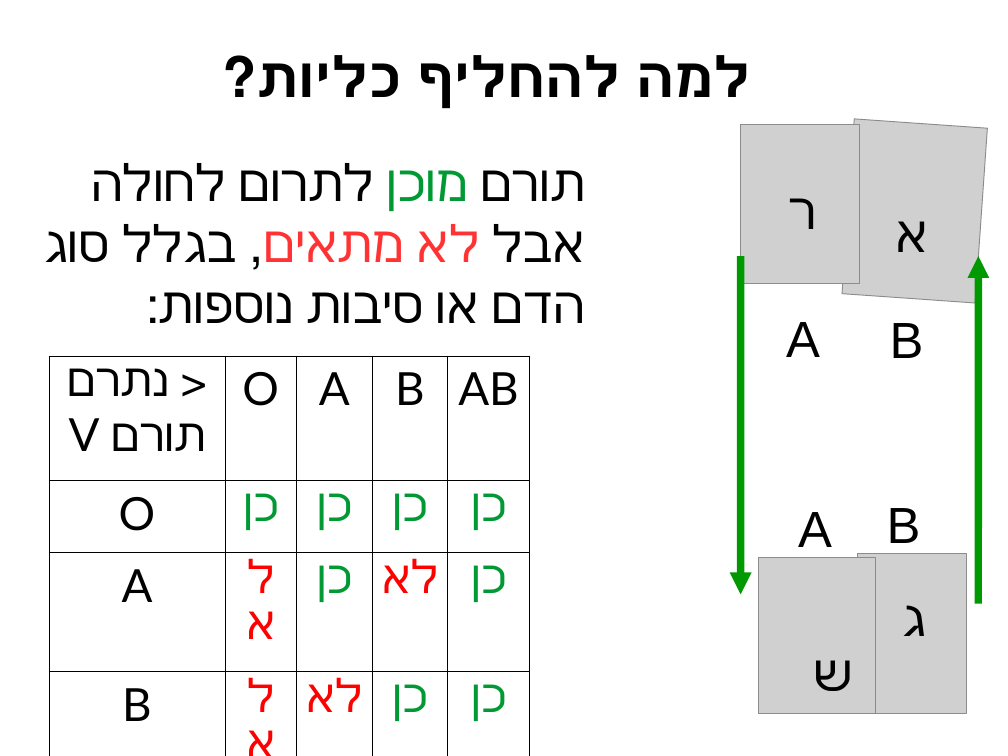
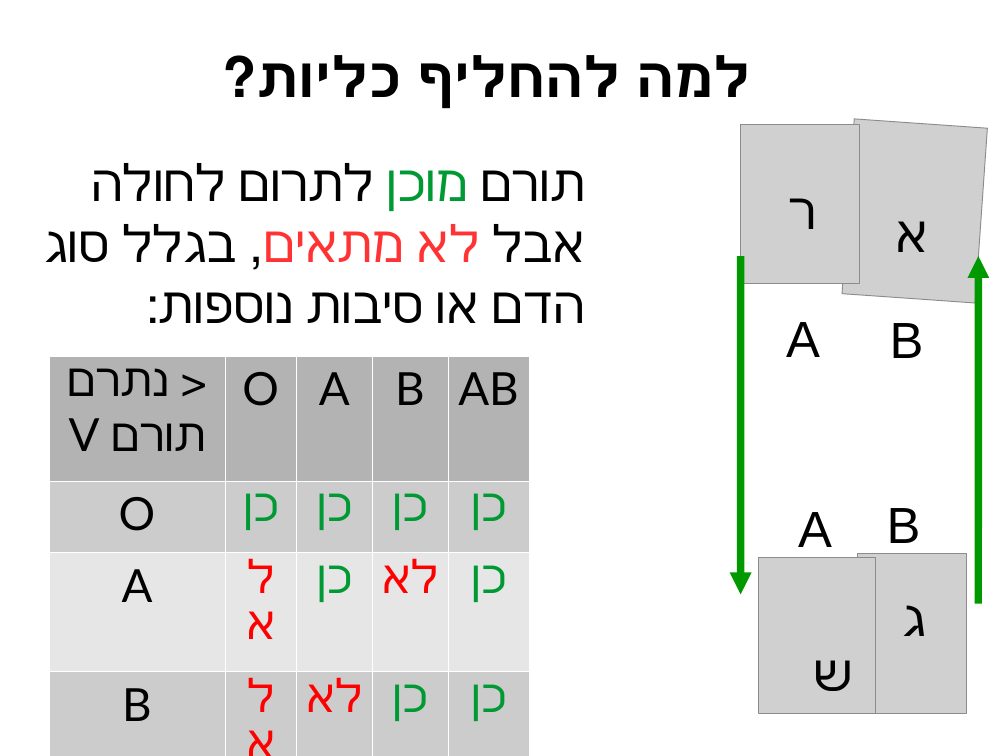
Before and after one commit to erelsgl-at-ariel/algorithms-5780, a slide deck: slide 5 of 12-kidney-exchange/slides-kidneys.odp (slide 4 before the commit). Drawn at 1008x756 pixels with LibreOffice and Linux fonts; fonts in the diff are those of the drawing; grey boxes stand for pictures. Boxes give left, top, right and bottom in pixels: in the first picture for what was removed or moved away, otherwise in the second. Text is boxed around its words. In the diff, an @@ line names an element or a change of style, - is before the commit and + after.

```diff
--- a/12-kidney-exchange/slides-kidneys.odp
+++ b/12-kidney-exchange/slides-kidneys.odp
@@ table at (48, 356, 530, 725) @@
@@ fill none to #B3B3B3 in row 1 @@
@@ fill none to #CCCCCC in 10 cells @@
@@ fill none to #E6E6E6 in 10 cells @@
@@ borders changed @@
```
Also in this commit, not shown: 9 other slides changed, 4 slides added, 2 slides removed, 4 other files.
